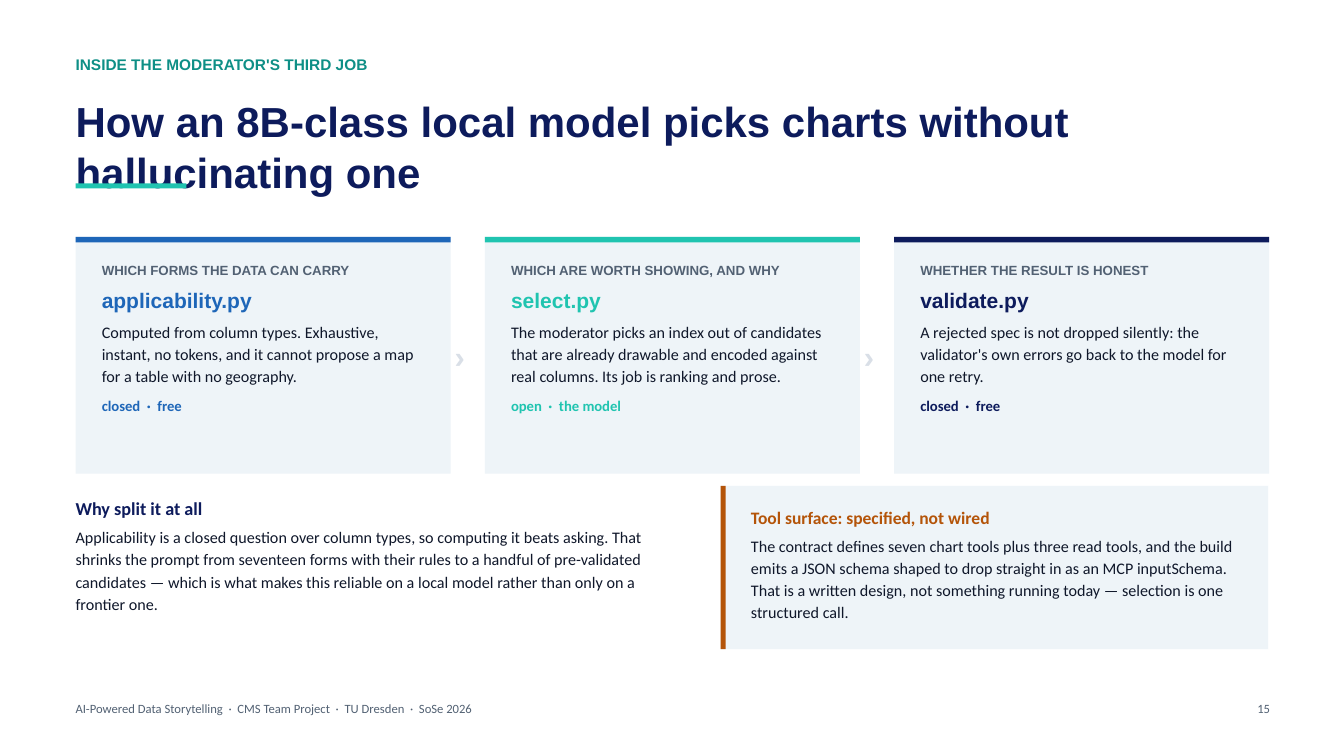
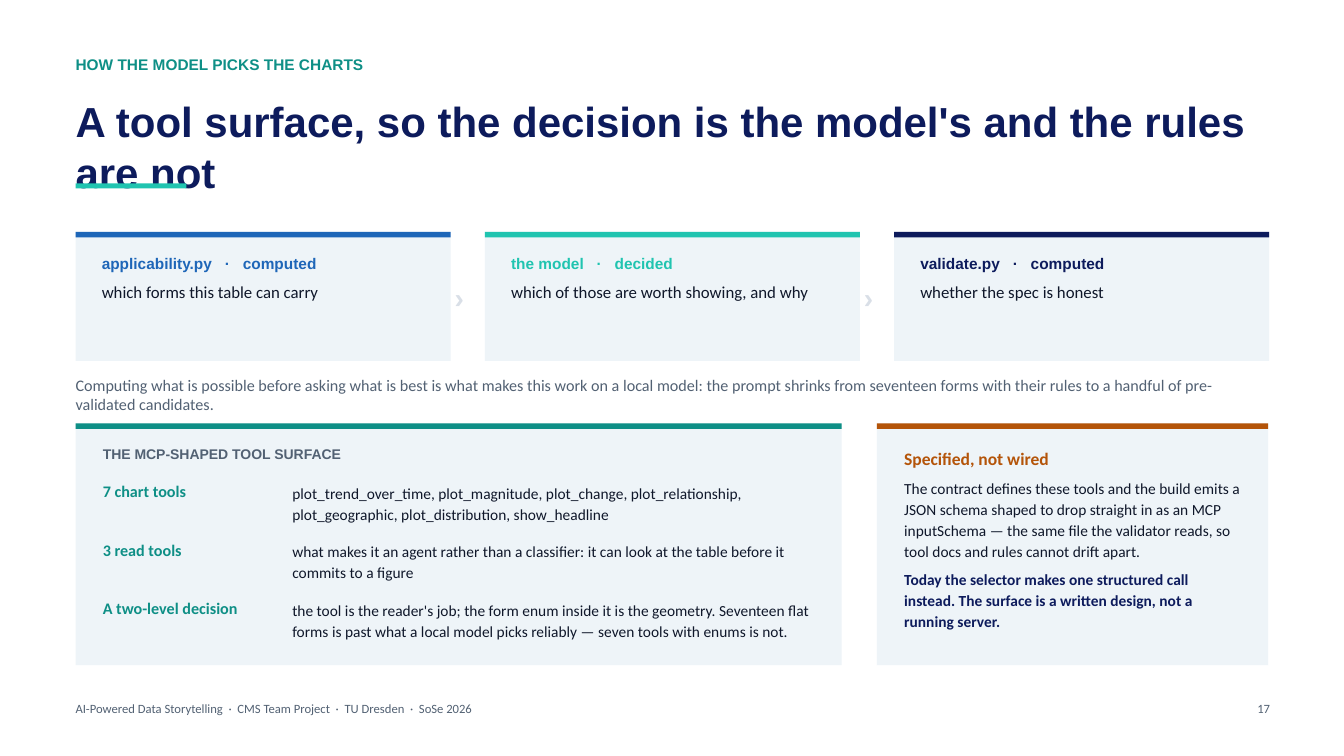
Before and after one commit to memoelsamadony/ai-powered-data-storytelling, a slide deck: slide 17 of presentation/AI-Storytelling-Final-Talk.pptx (slide 15 before the commit). Drawn at 1344x756 pixels with LibreOffice and Linux fonts; fonts in the diff are those of the drawing. Boxes give left, top, right and bottom in pixels: in the first picture for what was removed or moved away, otherwise in the second. Text is boxed around its words. In the diff, an @@ line names an element or a change of style, - is before the commit and + after.

```diff
--- a/presentation/AI-Storytelling-Final-Talk.pptx
+++ b/presentation/AI-Storytelling-Final-Talk.pptx
@@ text at <box>76,59,363,70</box>: text changed; size 30 to 11 pt; text colour #0D1B5C to #0E8F86 @@
-How an 8B-class local model picks charts without hallucinating one
+HOW THE MODEL PICKS THE CHARTS
@@ text removed at <box>76,59,368,70</box> @@
-INSIDE THE MODERATOR'S THIRD JOB
@@ text added at <box>76,106,1244,189</box>, 30 pt, text #0D1B5C, bold @@
+A tool surface, so the decision is the model's and the rules are not
@@ rectangle: place and size @@
-rectangle at <box>76,237,451,474</box>
+rectangle at <box>76,232,451,361</box>
@@ rectangle: place and size @@
-rectangle at <box>485,237,860,474</box>
+rectangle at <box>485,232,860,361</box>
@@ 3 rectangles: place and size @@
-3 rectangles at <box>76,237,1269,243</box>
+3 rectangles at <box>76,232,1269,238</box>
@@ rectangle: place and size @@
-rectangle at <box>894,237,1269,474</box>
+rectangle at <box>894,232,1269,361</box>
@@ text removed at <box>102,266,413,411</box> @@
-WHICH FORMS THE DATA CAN CARRY
-applicability.py
-Computed from column types. Exhaustive, instant, no tokens, and it cannot propose a map for a table with no geography.
-closed · free
@@ text added at <box>102,258,318,301</box>, 12 pt, text #0F172A @@
+applicability.py · computed
+which forms this table can carry
@@ text removed at <box>511,265,822,414</box> @@
-WHICH ARE WORTH SHOWING, AND WHY
-select.py
-The moderator picks an index out of candidates that are already drawable and encoded against real columns. Its job is ranking and prose.
-open · the model
@@ text added at <box>511,258,808,301</box>, 12 pt, text #0F172A @@
+the model · decided
+which of those are worth showing, and why
@@ text removed at <box>920,266,1227,411</box> @@
-WHETHER THE RESULT IS HONEST
-validate.py
-A rejected spec is not dropped silently: the validator's own errors go back to the model for one retry.
-closed · free
@@ text added at <box>920,258,1105,301</box>, 12 pt, text #0F172A @@
+validate.py · computed
+whether the spec is honest
@@ text "›": place and size @@
-text "›" at <box>455,338,485,378</box>
+text "›" at <box>455,280,485,321</box>
@@ text "›" at <box>455,280,485,321</box>: size 22 to 20 pt @@
@@ text "›": place and size @@
-text "›" at <box>864,338,894,378</box>
+text "›" at <box>864,280,894,321</box>
@@ text "›" at <box>864,280,894,321</box>: size 22 to 20 pt @@
@@ text added at <box>76,380,1212,410</box>, 11.5 pt, text #526173 @@
+Computing what is possible before asking what is best is what makes this work on a local model: the prompt shrinks from seventeen forms with their rules to a handful of pre-validated candidates.
@@ rectangle added at <box>76,423,842,665</box>, fill #EEF4F8 @@
@@ rectangle added at <box>76,423,842,430</box>, fill #0E8F86 @@
@@ text added at <box>103,449,341,459</box>, 10 pt, text #526173, bold @@
+THE MCP-SHAPED TOOL SURFACE
@@ rectangle: place and size @@
-rectangle at <box>721,486,1268,649</box>
+rectangle at <box>877,423,1268,665</box>
@@ rectangle added at <box>877,423,1268,430</box>, fill #B45409 @@
@@ text at <box>904,452,1239,630</box>: text changed; size 11.5 to 11 pt @@
-Tool surface: specified, not wired
-The contract defines seven chart tools plus three read tools, and the build emits a JSON schema shaped to drop straight in as an MCP inputSchema. That is a written design, not something running today — selection is one structured call.
+Specified, not wired
+The contract defines these tools and the build emits a JSON schema shaped to drop straight in as an MCP inputSchema — the same file the validator reads, so tool docs and rules cannot drift apart.
+Today the selector makes one structured call instead. The surface is a written design, not a running server.
@@ text removed at <box>76,502,641,610</box> @@
-Why split it at all
-Applicability is a closed question over column types, so computing it beats asking. That shrinks the prompt from seventeen forms with their rules to a handful of pre-validated candidates — which is what makes this reliable on a local model rather than only on a frontier one.
@@ text added at <box>103,485,186,497</box>, 11.5 pt, text #0E8F86, bold @@
+7 chart tools
@@ text added at <box>292,488,742,523</box>, 11 pt, text #0F172A @@
+plot_trend_over_time, plot_magnitude, plot_change, plot_relationship, plot_geographic, plot_distribution, show_headline
@@ rectangle removed at <box>721,486,726,649</box> @@
@@ text added at <box>103,544,181,556</box>, 11.5 pt, text #0E8F86, bold @@
+3 read tools
@@ text added at <box>292,546,785,581</box>, 11 pt, text #0F172A @@
+what makes it an agent rather than a classifier: it can look at the table before it commits to a figure
@@ text added at <box>103,602,237,614</box>, 11.5 pt, text #0E8F86, bold @@
+A two-level decision
@@ text added at <box>292,605,809,640</box>, 11 pt, text #0F172A @@
+the tool is the reader's job; the form enum inside it is the geometry. Seventeen flat forms is past what a local model picks reliably — seven tools with enums is not.
@@ text at <box>1257,705,1270,713</box>: text changed @@
-15
+17
```
Also in this commit, not shown: 7 other slides changed, 3 slides added, 7 other files.
